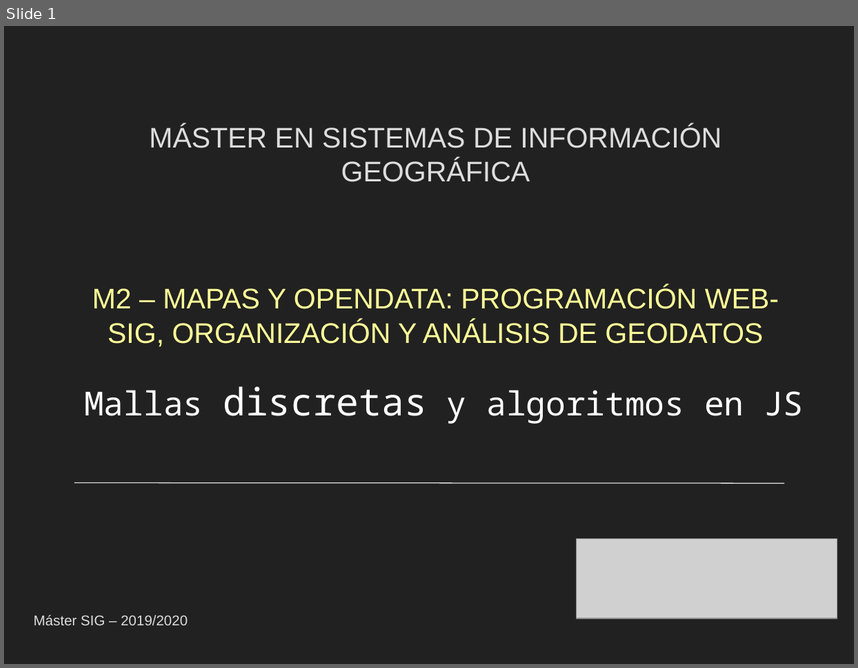
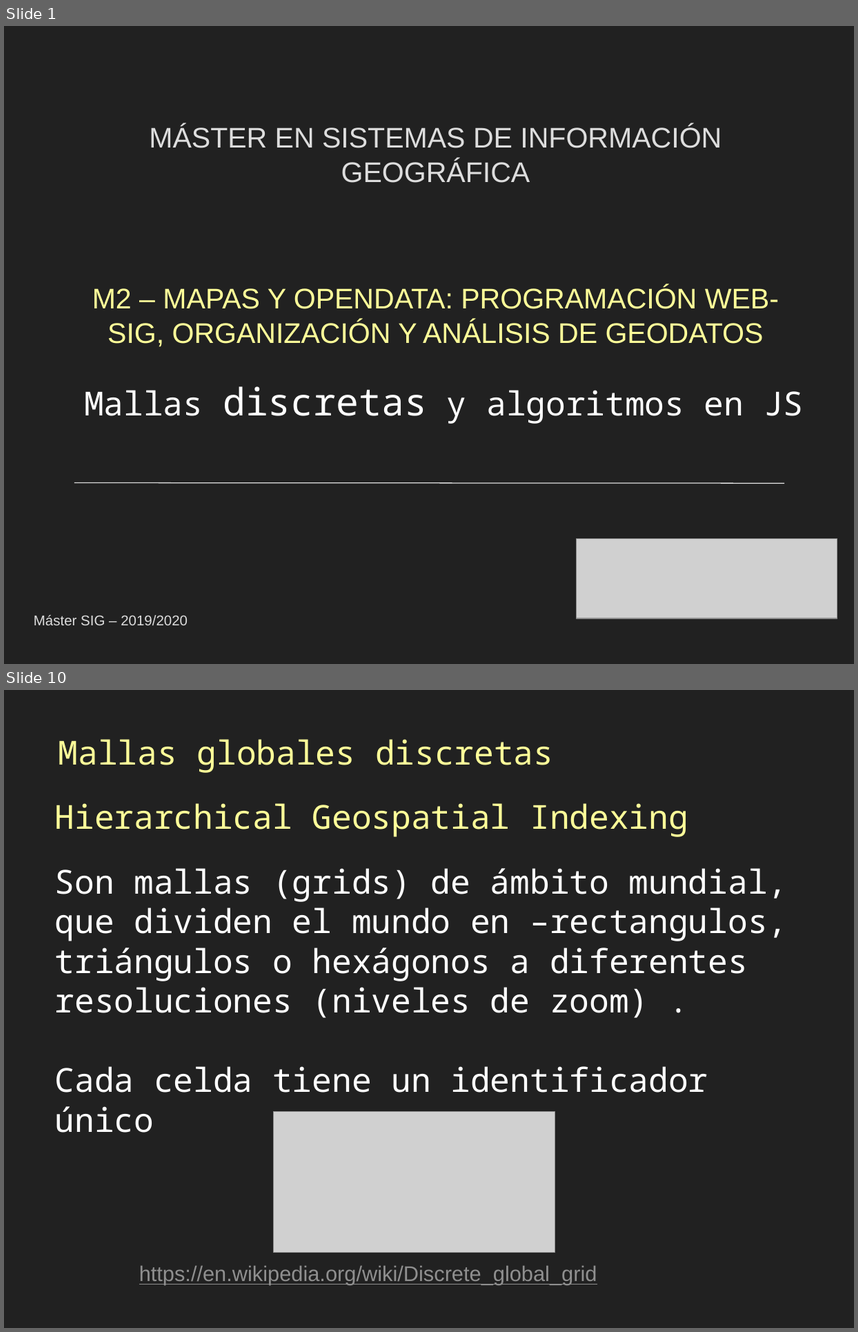
Before and after one commit to gis-master-m2/m2-geoweb, a slide deck: docs/presentacion/Mallas-algoritmos-js.pptx. Shown one above the other, each under a label of ours: slide 1 before the commit, slides 1 and 10 after it; the slides between them are not shown. The pictures are 858x668 and 858x1332 pixels, drawn with LibreOffice and Linux fonts; fonts in the diff are those of the drawing; grey boxes stand for pictures. Boxes give left, top, right and bottom in pixels: in the first picture for what was removed or moved away, otherwise in the second. Text is boxed around its words. In the diff, an @@ line names an element or a change of style, - is before the commit and + after.

```diff
--- a/docs/presentacion/Mallas-algoritmos-js.pptx
+++ b/docs/presentacion/Mallas-algoritmos-js.pptx
@@ slide 10 added at <box>4,690,854,1328</box>, background #212121 @@
@@ text added at <box>59,739,553,773</box>, 28 pt, text #FFFF99 @@
+Mallas globales discretas
@@ text added at <box>55,803,688,837</box>, 28 pt, text #FFFF99 @@
+Hierarchical Geospatial Indexing
@@ text added at <box>55,868,788,1132</box>, 28 pt, text #FFFFFF @@
+Son mallas (grids) de ámbito mundial, que dividen el mundo en –rectangulos, triángulos o hexágonos a diferentes resoluciones (niveles de zoom) .
+Cada celda tiene un identificador único
@@ picture added at <box>274,1111,555,1252</box> @@
@@ text added at <box>139,1265,597,1285</box>, 18 pt, text #8F8F8F, underline @@
+https://en.wikipedia.org/wiki/Discrete_global_grid
```
Also in this commit, not shown: 6 slides changed, 3 other slides added, 4 slides removed, 1 other file.
